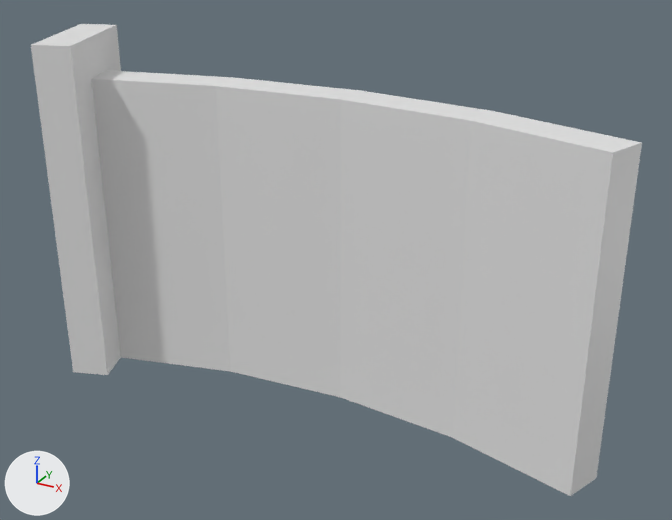
An edit to the Blender file Assets/Blender files/Wall_1u.blend, drawn before and after from the same camera.
Both versions are drawn from a 50 mm lens placed at (10.1, 0.41, 9.23), pointed at (0.13, 18.54, 0.17). Arrows for +X, +Y and +Z are at lower left; the lights stay in place.
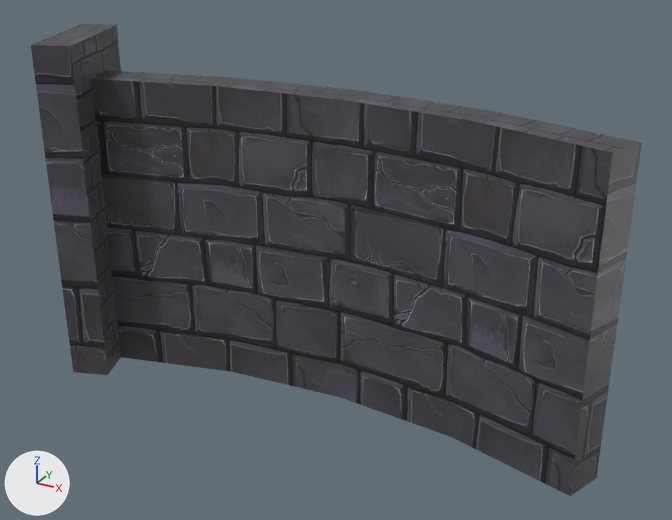
Diff of the bpy script that builds the scene:
```diff
--- a/Assets/Blender files/Wall_1u.blend.py
+++ b/Assets/Blender files/Wall_1u.blend.py
@@ img_wall2_jpg @@
+img_wall2_jpg = load_image('Wall2.jpg', '../Graphics/Wall2.jpg', 512, 512, 'sRGB')
@@ mat_wall2_jpg @@
+mat_wall2_jpg = principled_material('Wall2.jpg')
+mat_wall2_jpg.texture = img_wall2_jpg
@@ me_cylinder_003 @@
 me_cylinder_003.from_pydata(...)  # 80 vertices, 70 faces; spans x -8.12..6.84, y 16.57..20.0, z -4.0..5.0
+me_cylinder_003.materials.append(mat_wall2_jpg)  # picture img_wall2_jpg
```

Boxes [x1, y1, x2, y2] around the edits, measured in the pictures (672 x 520 px):
'Cylinder.002', recoloured: [31, 24, 642, 496] in both
